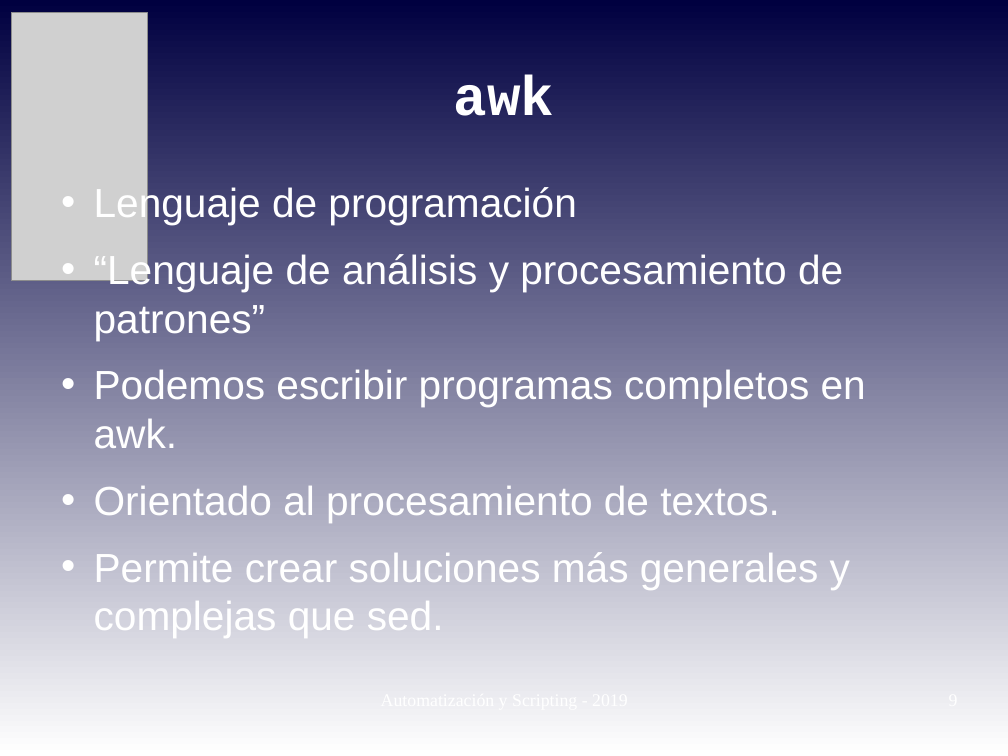
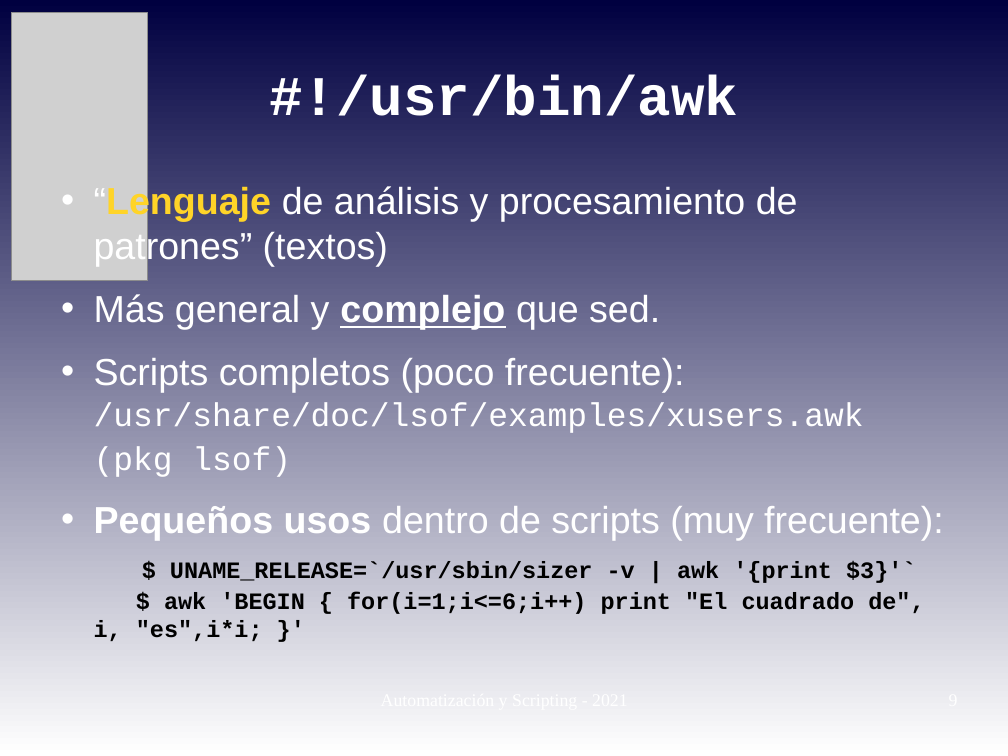
Before and after one commit to niniadcobre/-AutoyScripting, a slide deck: slide 9 of clases/AYS_clase08.odp. Drawn at 1008x756 pixels with LibreOffice and Linux fonts; fonts in the diff are those of the drawing; grey boxes stand for pictures. Boxes give left, top, right and bottom in pixels: in the first picture for what was removed or moved away, otherwise in the second. Text is boxed around its words. In the diff, an @@ line names an element or a change of style, - is before the commit and + after.

```diff
--- a/clases/AYS_clase08.odp
+++ b/clases/AYS_clase08.odp
@@ title at (269,75,738,116): text changed @@
-awk
+#!/usr/bin/awk
@@ text at (94,184,944,641): text changed; size 32 to 29.6 pt; font Arial to Courier New @@
-• Lenguaje de programación
-• “Lenguaje de análisis y procesamiento de patrones”
-• Podemos escribir programas completos en awk.
-• Orientado al procesamiento de textos.
-• Permite crear soluciones más generales y complejas que sed.
+• “Lenguaje de análisis y procesamiento de patrones” (textos)
+• Más general y complejo que sed.
+• Scripts completos (poco frecuente):
+  /usr/share/doc/lsof/examples/xusers.awk (pkg lsof)
+• Pequeños usos dentro de scripts (muy frecuente):
+  $ UNAME_RELEASE=`/usr/sbin/sizer -v | awk '{print $3}'`
+  $ awk 'BEGIN { for(i=1;i<=6;i++) print "El cuadrado de", i, "es",i*i; }'
```
Also in this commit, not shown: 9 other slides changed, 3 slides added, 2 slides removed, 1 other file.
